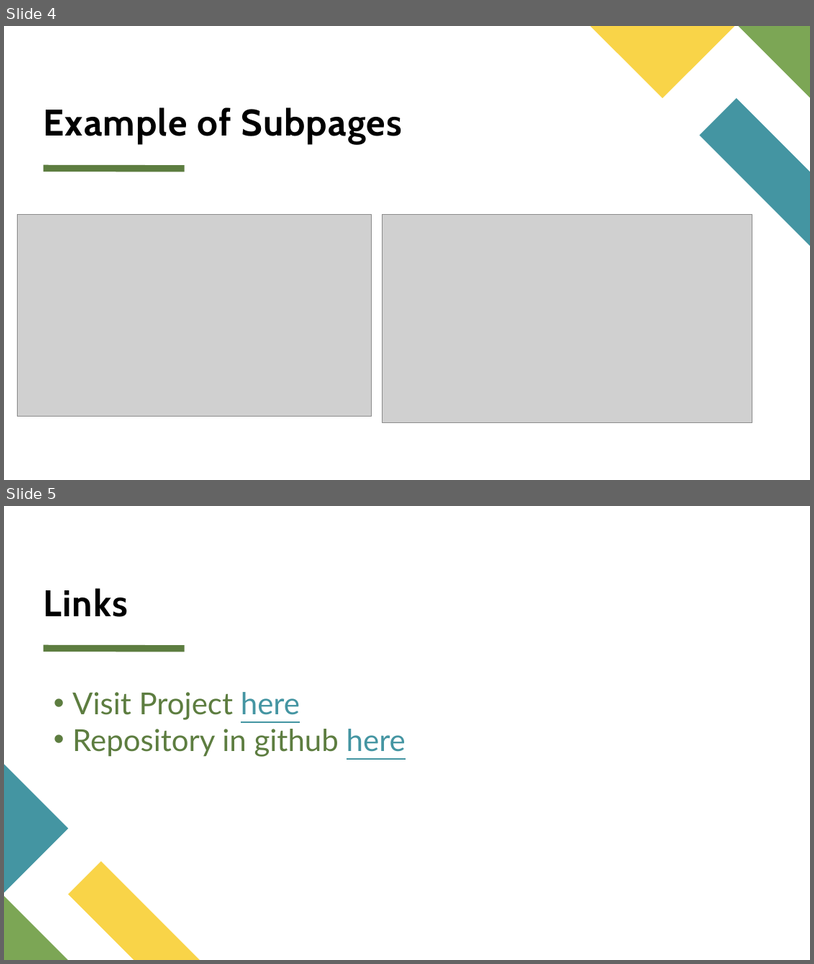
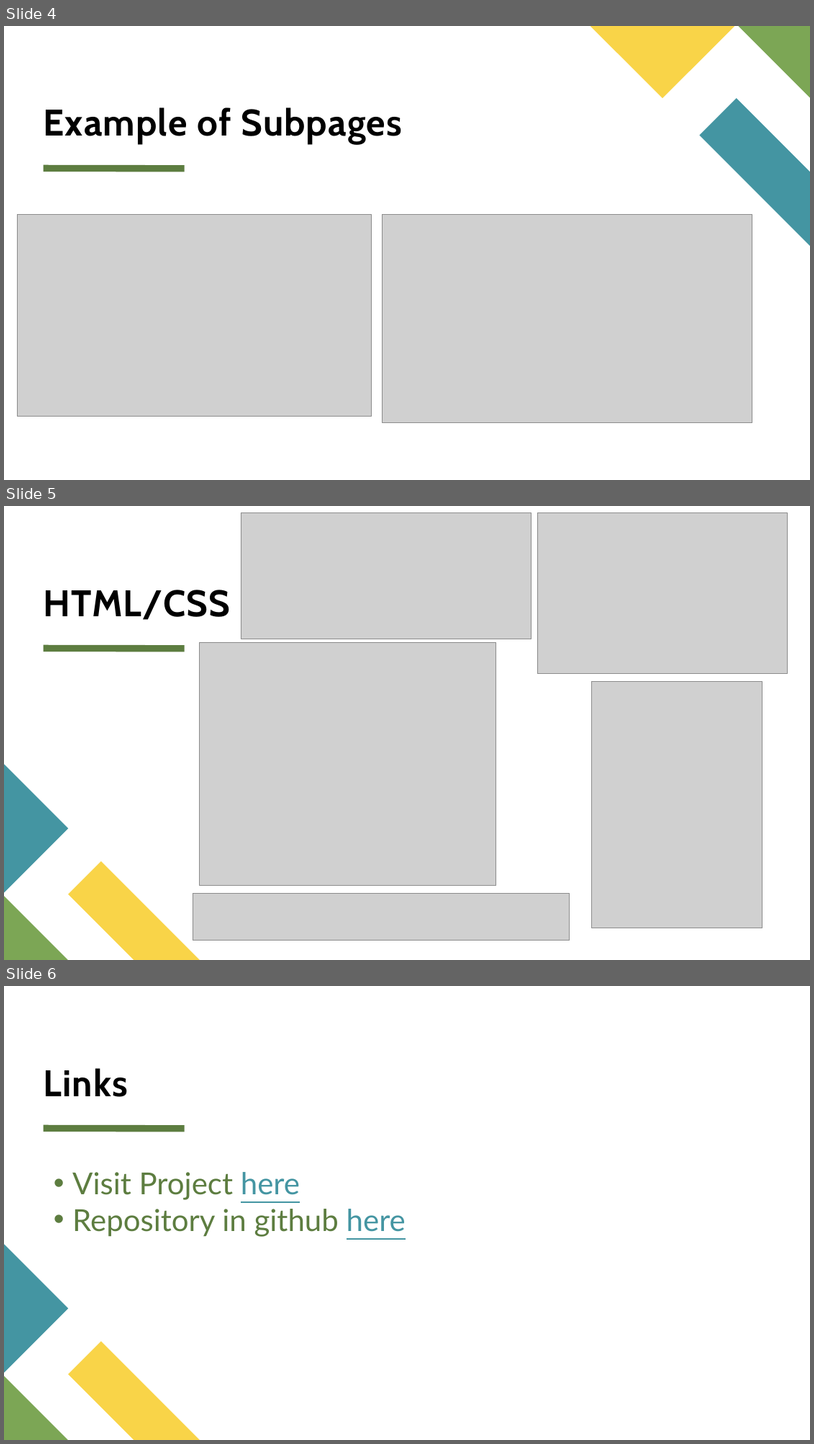
Before and after one commit to TheYesua/miniProject, a slide deck: miniproject-final-JJCL.pptx. Shown one above the other, each under a label of ours: slides 4 and 5 before the commit, slides 4, 5 and 6 after it. The pictures are 814x964 and 814x1444 pixels, drawn with LibreOffice and Linux fonts; fonts in the diff are those of the drawing; grey boxes stand for pictures. Boxes give left, top, right and bottom in pixels: in the first picture for what was removed or moved away, otherwise in the second. Text is boxed around its words. In the diff, an @@ line names an element or a change of style, - is before the commit and + after.

```diff
--- a/miniproject-final-JJCL.pptx
+++ b/miniproject-final-JJCL.pptx
@@ slide 5 added at <box>4,506,810,960</box>, background #FFFFFF; not listed: 1 template element that a slide beside it also shows @@
@@ picture added at <box>241,512,532,639</box> @@
@@ picture added at <box>538,512,787,674</box> @@
@@ title added at <box>44,590,231,620</box>, 44 pt, text #000000, bold @@
+HTML/CSS
@@ picture added at <box>200,642,496,885</box> @@
@@ picture added at <box>592,682,763,928</box> @@
@@ freeform shape added at <box>4,764,68,893</box>, fill #4495A2 @@
@@ freeform shape added at <box>68,861,199,960</box>, fill #F9D448 @@
@@ picture added at <box>193,893,570,939</box> @@
@@ freeform shape added at <box>4,896,68,960</box>, fill #7CA655 @@
@@ what was slide 5 is now slide 6 @@
```
